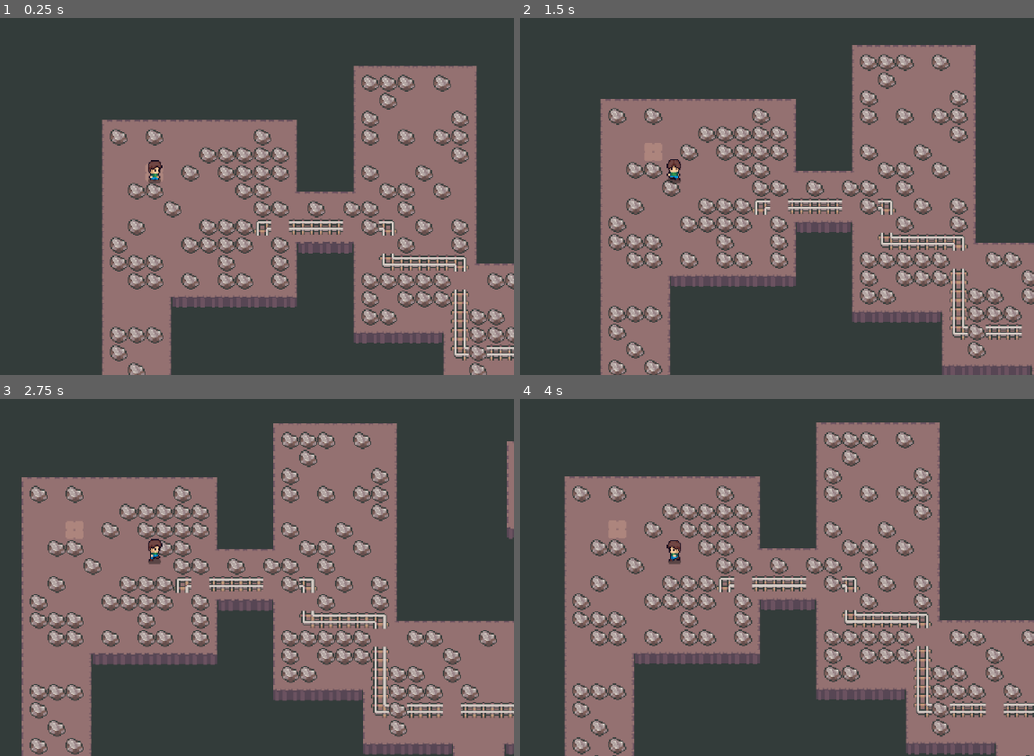
Above: before the commit, frames 1-4 (two rows, left to right).
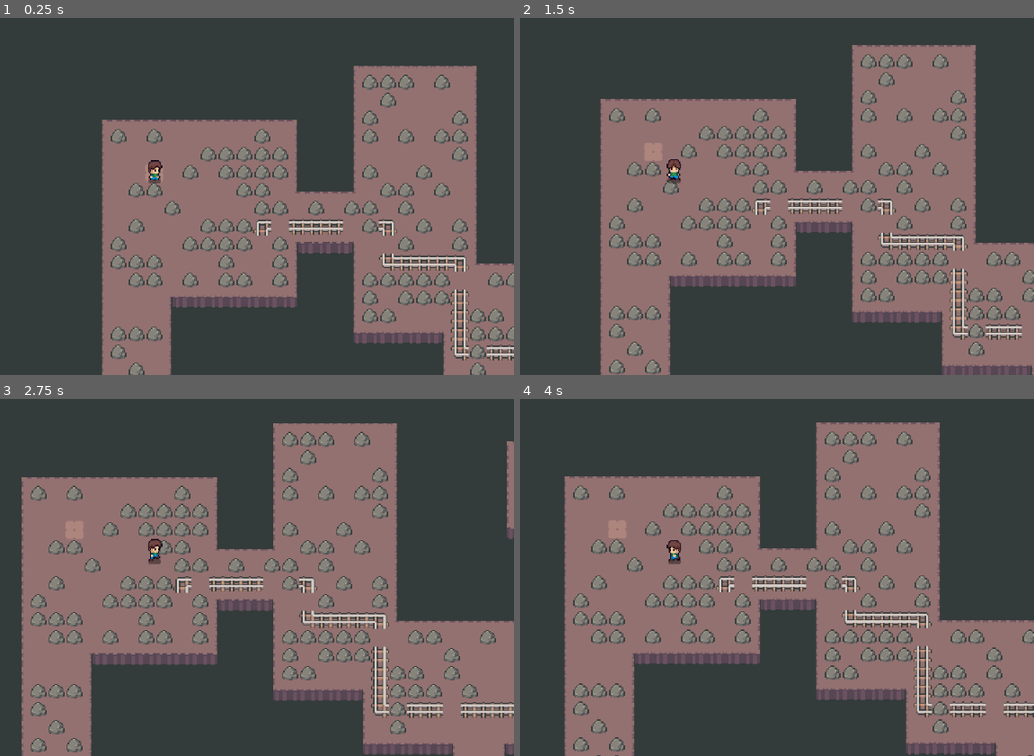
Above: after the commit, the same moments.

Repository: exglegaming/mining-rougelite
Game: Godot game, scene res://scenes/levels/level.tscn
Same seed, same stepped clock (60 frames per second), same inputs: the game is played once before the commit and once after it. Sound files missing from this copy of the repository are replaced by a short silence.
Inputs:
- Up to frame 1 (0.25 s): no input
- Up to frame 2 (1.5 s): tap Enter at 0.5 s; hold D (move_right) 0.53-1.28 s; hold Space (use_pickaxe) 0.53-1.28 s; hold S (move_down) from 1.28 s (still down); tap Space (use_pickaxe) at 1.35 s
- Up to frame 3 (2.75 s): tap Space (use_pickaxe) at 2 s; release S (move_down) at 2.03 s; hold D (move_right) from 2.03 s (still down); hold Space (use_pickaxe) from 2.03 s (still down)
- Up to frame 4 (4 s): release D (move_right) at 2.78 s; release Space (use_pickaxe) at 2.78 s; hold W (move_up) 2.78-3.53 s; tap Space (use_pickaxe) at 2.85 s; hold A (move_left) from 3.53 s (still down); hold Space (use_pickaxe) from 3.53 s (still down)

The runs differ from the first frame. In frame 1, 8.8% of the frame differs, in the area x 21-100%, y 15-100%; in frame 2, 9.4%; in frame 3, 9.4%; in frame 4, 9.5%, in the area x 10-100%, y 9-100%.

Commit message:
more rock types

Diff:
--- /dev/null
+++ b/resources/data/ores/amethyst_ore.tres
@@ -0,0 +1,15 @@
+[gd_resource type="Resource" script_class="OreData" format=3 uid="uid://bwb0235kmwd3"]
+
+[ext_resource type="Script" uid="uid://lymvlarycayo" path="res://scripts/resources/data/ores/ore_data.gd" id="1_ev7ba"]
+[ext_resource type="Texture2D" uid="uid://dxnm44nfrc1jc" path="res://assets/images/gems/amethyst.png" id="2_ev7ba"]
+
+[sub_resource type="AtlasTexture" id="AtlasTexture_cbye2"]
+atlas = ExtResource("2_ev7ba")
+region = Rect2(34, 18, 12, 12)
+
+[resource]
+script = ExtResource("1_ev7ba")
+name = "amethyst_ore"
+texture = SubResource("AtlasTexture_cbye2")
+value = 50
+metadata/_custom_type_script = "uid://lymvlarycayo"
--- /dev/null
+++ b/resources/data/ores/diamond_ore.tres
@@ -0,0 +1,15 @@
+[gd_resource type="Resource" script_class="OreData" format=3 uid="uid://kivllkycgk5q"]
+
+[ext_resource type="Script" uid="uid://lymvlarycayo" path="res://scripts/resources/data/ores/ore_data.gd" id="1_gf2nc"]
+[ext_resource type="Texture2D" uid="uid://owwci7t7ya7j" path="res://assets/images/gems/diamond.png" id="2_gf2nc"]
+
+[sub_resource type="AtlasTexture" id="AtlasTexture_cbye2"]
+atlas = ExtResource("2_gf2nc")
+region = Rect2(34, 18, 12, 12)
+
+[resource]
+script = ExtResource("1_gf2nc")
+name = "diamond_ore"
+texture = SubResource("AtlasTexture_cbye2")
+value = 250
+metadata/_custom_type_script = "uid://lymvlarycayo"
--- /dev/null
+++ b/resources/data/ores/gold_ore.tres
@@ -0,0 +1,15 @@
+[gd_resource type="Resource" script_class="OreData" format=3 uid="uid://bf5h8xn4nrgoq"]
+
+[ext_resource type="Script" uid="uid://lymvlarycayo" path="res://scripts/resources/data/ores/ore_data.gd" id="1_u0or5"]
+[ext_resource type="Texture2D" uid="uid://dl5y5kof6ewim" path="res://assets/images/ores/gold.png" id="2_u0or5"]
+
+[sub_resource type="AtlasTexture" id="AtlasTexture_cbye2"]
+atlas = ExtResource("2_u0or5")
+region = Rect2(2, 4, 12, 9)
+
+[resource]
+script = ExtResource("1_u0or5")
+name = "gold_ore"
+texture = SubResource("AtlasTexture_cbye2")
+value = 100
+metadata/_custom_type_script = "uid://lymvlarycayo"
--- a/resources/data/ores/iron_ore.tres
+++ b/resources/data/ores/iron_ore.tres
@@ -5,7 +5,7 @@
 
 [sub_resource type="AtlasTexture" id="AtlasTexture_3p2qh"]
 atlas = ExtResource("2_3na1l")
-region = Rect2(0, 0, 16, 16)
+region = Rect2(2, 4, 12, 9)
 
 [resource]
 script = ExtResource("1_e15yu")
--- a/resources/data/ores/stone_ore.tres
+++ b/resources/data/ores/stone_ore.tres
@@ -5,7 +5,7 @@
 
 [sub_resource type="AtlasTexture" id="AtlasTexture_cbye2"]
 atlas = ExtResource("2_nuen5")
-region = Rect2(0, 0, 16, 16)
+region = Rect2(3, 4, 10, 9)
 
 [resource]
 script = ExtResource("1_d6aoq")
--- /dev/null
+++ b/resources/data/rocks/amethyst.tres
@@ -0,0 +1,18 @@
+[gd_resource type="Resource" script_class="RockData" format=3 uid="uid://dp177gjh8iwak"]
+
+[ext_resource type="Resource" uid="uid://bwb0235kmwd3" path="res://resources/data/ores/amethyst_ore.tres" id="1_fopbn"]
+[ext_resource type="Script" uid="uid://whe6y3v4j28e" path="res://scripts/resources/data/rocks/rock_data.gd" id="2_2btwx"]
+[ext_resource type="Texture2D" uid="uid://dxnm44nfrc1jc" path="res://assets/images/gems/amethyst.png" id="3_2btwx"]
+
+[sub_resource type="AtlasTexture" id="AtlasTexture_5pjld"]
+atlas = ExtResource("3_2btwx")
+region = Rect2(32, 0, 16, 16)
+
+[resource]
+script = ExtResource("2_2btwx")
+texture = SubResource("AtlasTexture_5pjld")
+max_health = 5
+rarity = 15
+min_depth = 4
+ore_resource = ExtResource("1_fopbn")
+metadata/_custom_type_script = "uid://whe6y3v4j28e"
--- /dev/null
+++ b/resources/data/rocks/diamond.tres
@@ -0,0 +1,18 @@
+[gd_resource type="Resource" script_class="RockData" format=3 uid="uid://bisfn2mwnmfrk"]
+
+[ext_resource type="Resource" uid="uid://kivllkycgk5q" path="res://resources/data/ores/diamond_ore.tres" id="1_mh1y3"]
+[ext_resource type="Script" uid="uid://whe6y3v4j28e" path="res://scripts/resources/data/rocks/rock_data.gd" id="2_7bdce"]
+[ext_resource type="Texture2D" uid="uid://owwci7t7ya7j" path="res://assets/images/gems/diamond.png" id="3_mh1y3"]
+
+[sub_resource type="AtlasTexture" id="AtlasTexture_5pjld"]
+atlas = ExtResource("3_mh1y3")
+region = Rect2(16, 16, 16, 16)
+
+[resource]
+script = ExtResource("2_7bdce")
+texture = SubResource("AtlasTexture_5pjld")
+max_health = 10
+rarity = 1
+min_depth = 8
+ore_resource = ExtResource("1_mh1y3")
+metadata/_custom_type_script = "uid://whe6y3v4j28e"
--- /dev/null
+++ b/resources/data/rocks/gold.tres
@@ -0,0 +1,18 @@
+[gd_resource type="Resource" script_class="RockData" format=3 uid="uid://6g5a0sutywl3"]
+
+[ext_resource type="Resource" uid="uid://bf5h8xn4nrgoq" path="res://resources/data/ores/gold_ore.tres" id="1_x5h5f"]
+[ext_resource type="Script" uid="uid://whe6y3v4j28e" path="res://scripts/resources/data/rocks/rock_data.gd" id="2_hmd7v"]
+[ext_resource type="Texture2D" uid="uid://dl5y5kof6ewim" path="res://assets/images/ores/gold.png" id="3_hmd7v"]
+
+[sub_resource type="AtlasTexture" id="AtlasTexture_5pjld"]
+atlas = ExtResource("3_hmd7v")
+region = Rect2(32, 0, 16, 16)
+
+[resource]
+script = ExtResource("2_hmd7v")
+texture = SubResource("AtlasTexture_5pjld")
+max_health = 6
+rarity = 5
+min_depth = 6
+ore_resource = ExtResource("1_x5h5f")
+metadata/_custom_type_script = "uid://whe6y3v4j28e"
--- a/scenes/levels/level.tscn
+++ b/scenes/levels/level.tscn
@@ -3,9 +3,16 @@
 [ext_resource type="PackedScene" uid="uid://bjj2w2yr3uyy" path="res://scenes/player/player.tscn" id="1_bovvr"]
 [ext_resource type="Script" uid="uid://djqtr1jv1vxgl" path="res://scripts/levels/level.gd" id="1_urvlt"]
 [ext_resource type="PackedScene" uid="uid://p6heen7ubb7u" path="res://scenes/levels/map_one.tscn" id="1_xb4v1"]
+[ext_resource type="Script" uid="uid://whe6y3v4j28e" path="res://scripts/resources/data/rocks/rock_data.gd" id="2_icy5c"]
+[ext_resource type="Resource" uid="uid://e6roldx34ddp" path="res://resources/data/rocks/stone.tres" id="2_xb4v1"]
+[ext_resource type="Resource" uid="uid://dp177gjh8iwak" path="res://resources/data/rocks/amethyst.tres" id="3_rmjfq"]
+[ext_resource type="Resource" uid="uid://bisfn2mwnmfrk" path="res://resources/data/rocks/diamond.tres" id="4_7pb6i"]
+[ext_resource type="Resource" uid="uid://6g5a0sutywl3" path="res://resources/data/rocks/gold.tres" id="5_xfk5q"]
+[ext_resource type="Resource" uid="uid://dgp3ftppuqtj2" path="res://resources/data/rocks/iron.tres" id="6_qogh7"]
 
 [node name="Level" type="Node2D" unique_id=443454604]
 script = ExtResource("1_urvlt")
+rock_types = Array[ExtResource("2_icy5c")]([ExtResource("2_xb4v1"), ExtResource("6_qogh7"), ExtResource("3_rmjfq"), ExtResource("5_xfk5q"), ExtResource("4_7pb6i")])
 
 [node name="Map" parent="." unique_id=47884944 instance=ExtResource("1_xb4v1")]
 
--- a/scripts/levels/level.gd
+++ b/scripts/levels/level.gd
@@ -3,6 +3,10 @@
 
 const FILL_PERCENTAGE: float = 0.4
 const ROCK_SCENE: PackedScene = preload("uid://c71x830xiqkhn")
+
+@export var rock_types: Array[RockData]
+
+var current_depth: int = 1
 
 @onready var rock_container: Node2D = $RockContainer
 @onready var current_map: Node2D = $Map
@@ -30,7 +34,7 @@
     var ground_cells: Array[Vector2i] = ground_layer.get_used_cells()
     var available_cells: Array = []
 
-    for cell in ground_cells:
+    for cell: Vector2i in ground_cells:
         # Get the tile data for this specific coordinate
         var tile_data: TileData = ground_layer.get_cell_tile_data(cell)
 
@@ -47,12 +51,35 @@
 
     var num_rocks: int = int(available_cells.size() * FILL_PERCENTAGE)
 
-    for i in range(num_rocks):
+    var valid_rocks: Array[RockData] = []
+    for rock: RockData in rock_types:
+        if current_depth >= rock.min_depth:
+            valid_rocks.append(rock)
+
+    for i: int in range(num_rocks):
         var cell = available_cells[i]
         var rock: Rock = ROCK_SCENE.instantiate()
+
+        rock.data = get_random_rock(valid_rocks)
 
         # Get local position from tilemap
         var local_position: Vector2 = ground_layer.map_to_local(cell)
 
         rock.global_position = local_position
         rock_container.add_child(rock)
+
+
+func get_random_rock(options: Array[RockData]) -> RockData:
+    var total_weight: int = 0
+    for rock: RockData in options:
+        total_weight += rock.rarity
+
+    var roll: int = randi_range(0, total_weight - 1)
+    var current_sum: int = 0
+
+    for rock: RockData in options:
+        current_sum += rock.rarity
+        if roll < current_sum:
+            return rock
+
+    return options[0] # Fallback to stone if nothing else is picked randomly
